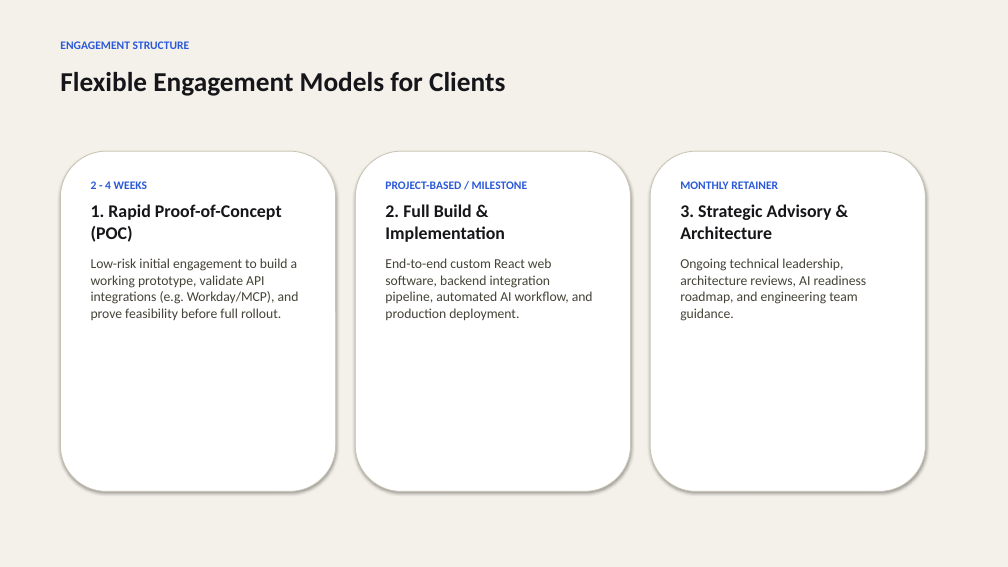
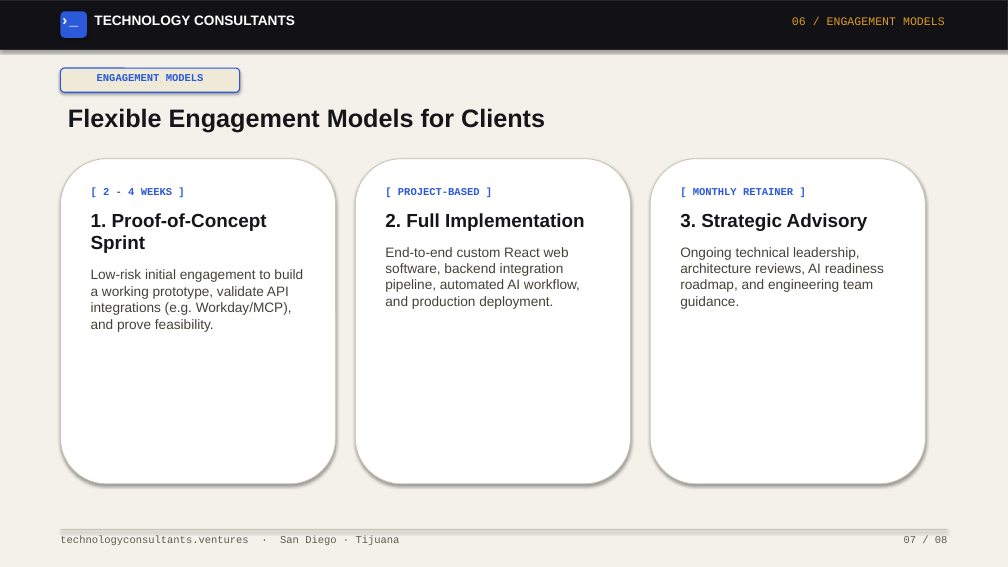
Before and after one commit to rguido198/TechnologyConsultantsVentures, a slide deck: slide 7 of Technology_Consultants_Who_to_Send_My_Way.pptx. Drawn at 1008x567 pixels with LibreOffice and Linux fonts; fonts in the diff are those of the drawing. Boxes give left, top, right and bottom in pixels: in the first picture for what was removed or moved away, otherwise in the second. Text is boxed around its words. In the diff, an @@ line names an element or a change of style, - is before the commit and + after.

Commit message:
Redesign PowerPoint presentations to match design.md website UI, nav header, terminal components, and design tokens

```diff
--- a/Technology_Consultants_Who_to_Send_My_Way.pptx
+++ b/Technology_Consultants_Who_to_Send_My_Way.pptx
@@ rectangle added at box(0, 0, 1008, 49), fill #121216, outline #26262C 1 pt @@
@@ rounded rectangle added at box(60, 11, 87, 38), fill #2B59D9 @@
@@ text added at box(60, 11, 87, 37), 14 pt, text #FFFFFF, bold @@
+›_
@@ text added at box(94, 15, 295, 25), 13 pt, text #FFFFFF, bold @@
+TECHNOLOGY CONSULTANTS
@@ text added at box(792, 17, 945, 25), 11 pt, text #D99B26 @@
+06 / ENGAGEMENT MODELS
@@ text removed at box(60, 41, 190, 49) @@
-ENGAGEMENT STRUCTURE
@@ rounded rectangle added at box(60, 68, 240, 92), fill #EFE9D8, outline #2B59D9 1 pt @@
@@ text added at box(97, 74, 204, 81), 10 pt, text #2B59D9, bold @@
+ENGAGEMENT MODELS
@@ text "Flexible Engagement Models for Clients": place and size @@
-text "Flexible Engagement Models for Clients" at box(60, 72, 505, 96)
+text "Flexible Engagement Models for Clients" at box(68, 108, 545, 132)
@@ text "Flexible Engagement Models for Clients" at box(68, 108, 545, 132): size 26 to 24 pt, font Calibri to Arial @@
@@ rounded rectangle: place and size @@
-rounded rectangle at box(60, 151, 336, 492)
+rounded rectangle at box(60, 159, 336, 484)
@@ rounded rectangle: place and size @@
-rounded rectangle at box(355, 151, 631, 492)
+rounded rectangle at box(355, 159, 631, 484)
@@ rounded rectangle: place and size @@
-rounded rectangle at box(650, 151, 926, 492)
+rounded rectangle at box(650, 159, 926, 484)
@@ text at box(91, 188, 303, 332): text changed; font Calibri to Arial @@
-2 - 4 WEEKS
-1. Rapid Proof-of-Concept (POC)
-Low-risk initial engagement to build a working prototype, validate API integrations (e.g. Workday/MCP), and prove feasibility before full rollout.
+[ 2 - 4 WEEKS ]
+1. Proof-of-Concept Sprint
+Low-risk initial engagement to build a working prototype, validate API integrations (e.g. Workday/MCP), and prove feasibility.
@@ text "[ PROJECT-BASED ]": place and size @@
-text "[ PROJECT-BASED ]" at box(385, 181, 593, 321)
+text "[ PROJECT-BASED ]" at box(385, 188, 585, 309)
@@ text at box(385, 188, 585, 231): text changed; size 17 to 18 pt; font Calibri to Arial @@
-PROJECT-BASED / MILESTONE
-2. Full Build & Implementation
+[ PROJECT-BASED ]
+2. Full Implementation
@@ text "[ MONTHLY RETAINER ]": place and size @@
-text "[ MONTHLY RETAINER ]" at box(680, 181, 867, 321)
+text "[ MONTHLY RETAINER ]" at box(680, 188, 884, 309)
@@ text at box(680, 188, 868, 231): text changed; size 17 to 18 pt; font Calibri to Arial @@
-MONTHLY RETAINER
-3. Strategic Advisory & Architecture
+[ MONTHLY RETAINER ]
+3. Strategic Advisory
@@ text at box(385, 247, 580, 309): font Calibri to Arial in "End-to-end custom React web software, backend integration ..." @@
@@ text at box(680, 247, 884, 309): font Calibri to Arial in "Ongoing technical leadership, architecture reviews, AI readi ..." @@
@@ rectangle added at box(60, 529, 948, 530), fill #C9C3B2 @@
@@ text added at box(60, 536, 400, 545), 10 pt, text #5F5C52 @@
+technologyconsultants.ventures · San Diego · Tijuana
@@ text added at box(904, 536, 948, 543), 10 pt, text #5F5C52 @@
+07 / 08
```
Also in this commit, not shown: 7 other slides changed, 1 other file.
